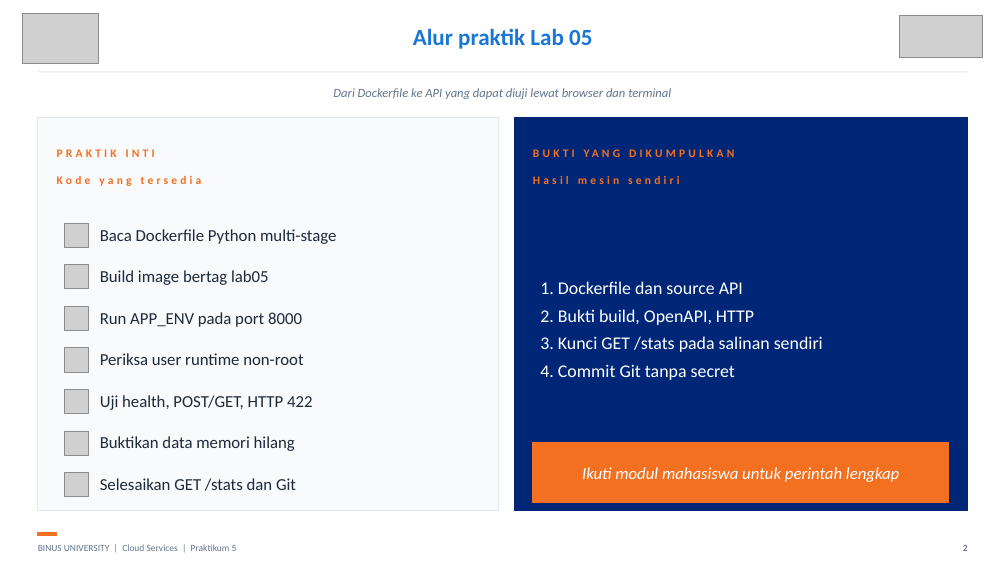
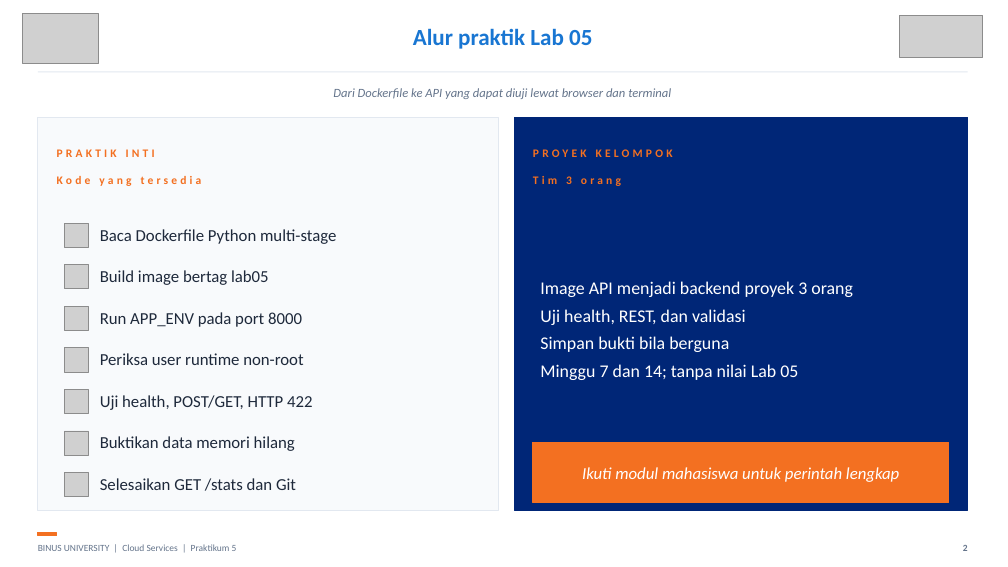
Before and after one commit to SeedFlora/meet5CloudService, a slide deck: slide 2 of slides/LAB05_Cloud_Notes_Bukti_Live.pptx. Drawn at 1008x567 pixels with LibreOffice and Linux fonts; fonts in the diff are those of the drawing; grey boxes stand for pictures. Boxes give left, top, right and bottom in pixels: in the first picture for what was removed or moved away, otherwise in the second. Text is boxed around its words. In the diff, an @@ line names an element or a change of style, - is before the commit and + after.

Commit message:
Align Lab 05 with group project and publish revised theory/practical slides

```diff
--- a/slides/LAB05_Cloud_Notes_Bukti_Live.pptx
+++ b/slides/LAB05_Cloud_Notes_Bukti_Live.pptx
@@ text at (533, 149, 673, 186): text changed @@
-BUKTI YANG DIKUMPULKAN
-Hasil mesin sendiri
+PROYEK KELOMPOK
+Tim 3 orang
@@ text at (540, 281, 853, 380): text changed @@
-1. Dockerfile dan source API
-2. Bukti build, OpenAPI, HTTP
-3. Kunci GET /stats pada salinan sendiri
-4. Commit Git tanpa secret
+Image API menjadi backend proyek 3 orang
+Uji health, REST, dan validasi
+Simpan bukti bila berguna
+Minggu 7 dan 14; tanpa nilai Lab 05
```
Also in this commit, not shown: 8 other files.
